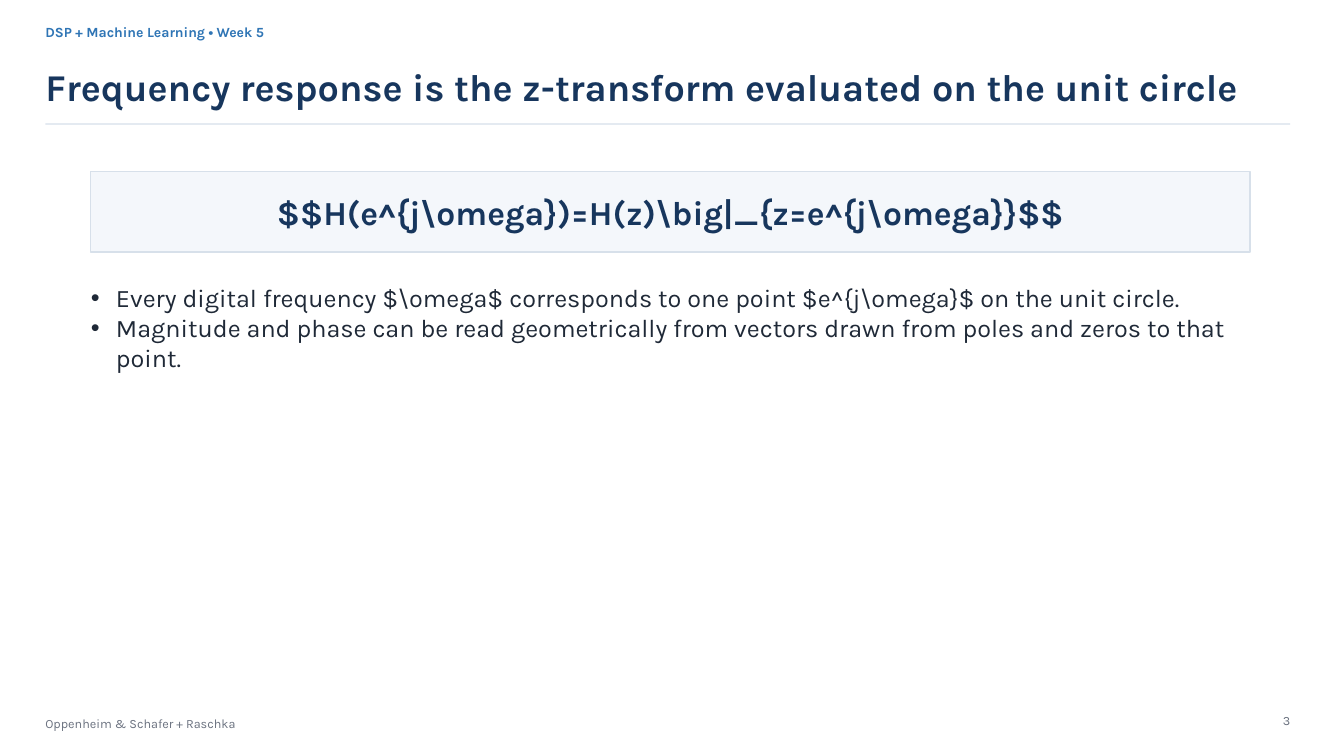
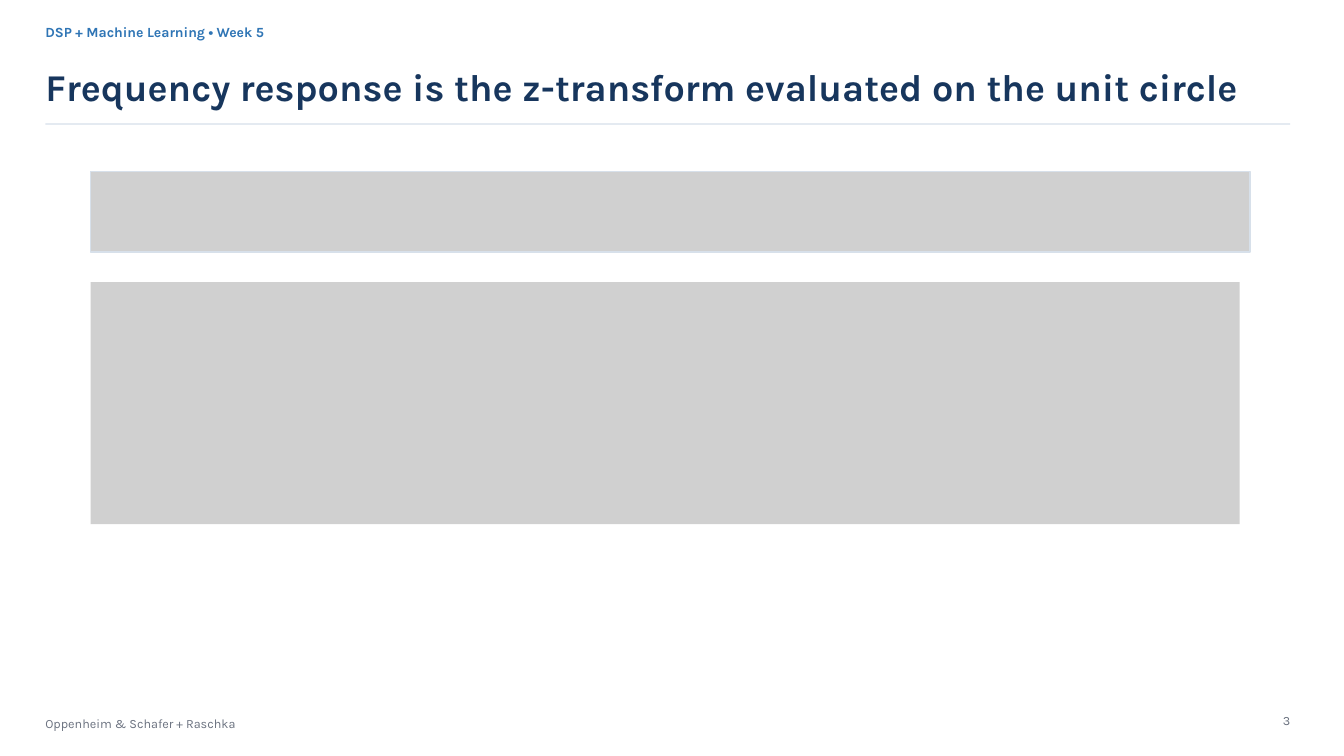
Before and after one commit to mathys2000/ecen45632_f26, a slide deck: slide 3 of python/CourseDesign/Week05e/Week5_Lecture9_Time_Frequency_Responses_Group_Delay.pptx. Drawn at 1344x756 pixels with LibreOffice and Linux fonts; fonts in the diff are those of the drawing; grey boxes stand for pictures. Boxes give left, top, right and bottom in pixels: in the first picture for what was removed or moved away, otherwise in the second. Text is boxed around its words. In the diff, an @@ line names an element or a change of style, - is before the commit and + after.

```diff
--- a/python/CourseDesign/Week05e/Week5_Lecture9_Time_Frequency_Responses_Group_Delay.pptx
+++ b/python/CourseDesign/Week05e/Week5_Lecture9_Time_Frequency_Responses_Group_Delay.pptx
@@ rectangle removed at <box>91,171,1250,252</box> @@
-$$H(e^{j\omega})=H(z)\big|_{z=e^{j\omega}}$$
@@ picture added at <box>91,171,1250,252</box> @@
@@ picture added at <box>91,282,1240,524</box> @@
@@ text removed at <box>116,288,1224,373</box> @@
-• Every digital frequency $\omega$ corresponds to one point $e^{j\omega}$ on the unit circle.
-• Magnitude and phase can be read geometrically from vectors drawn from poles and zeros to that point.
```
Also in this commit, not shown: 5 other slides changed, 6 other files.
